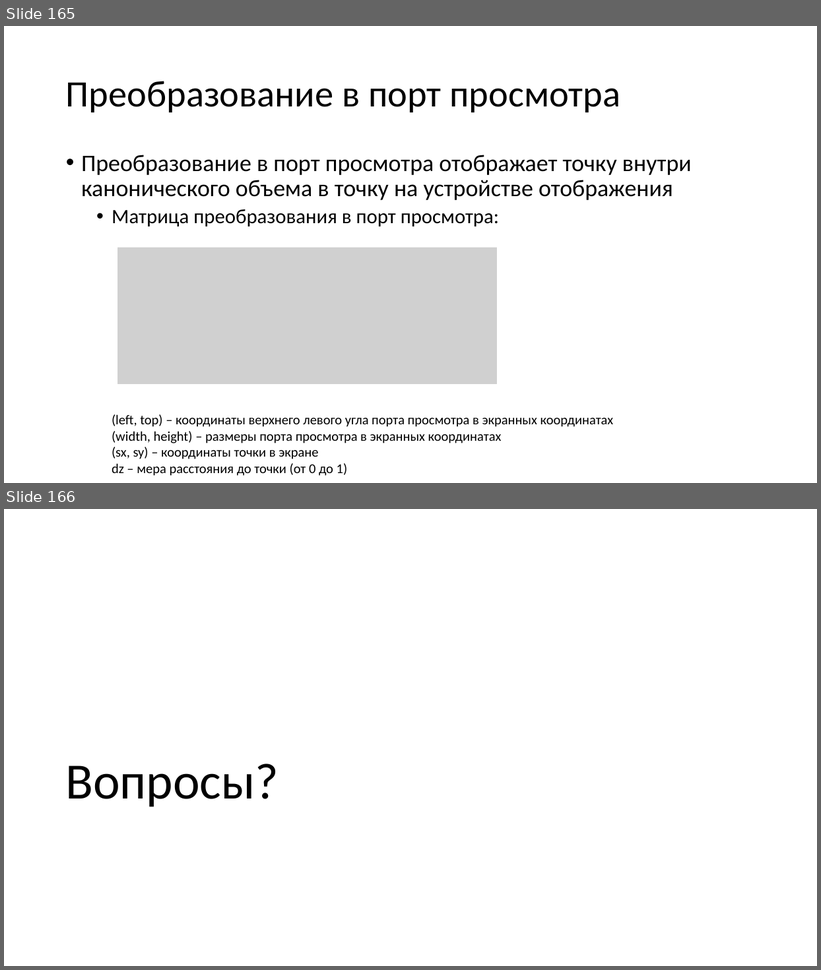
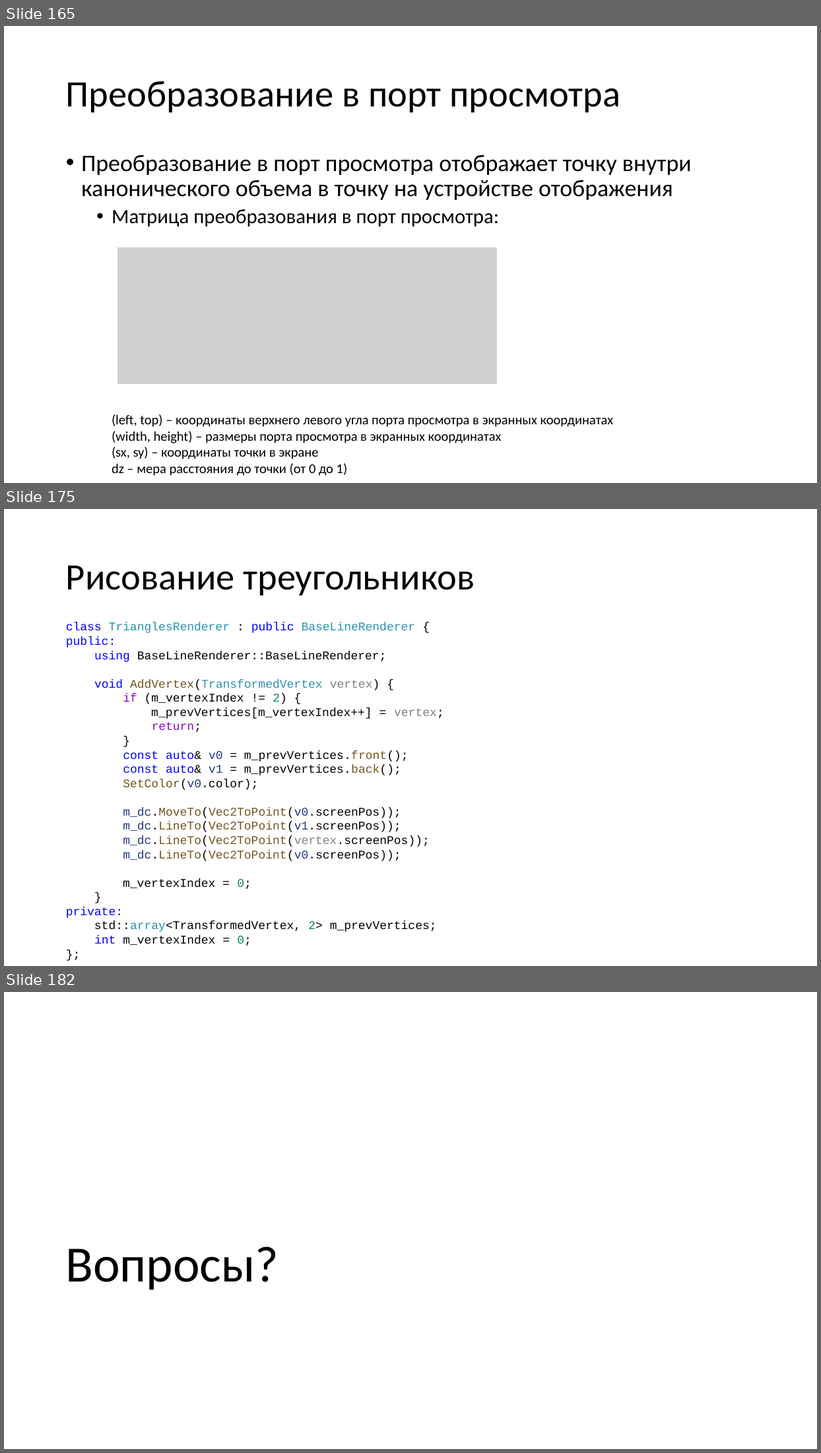
Before and after one commit to alexey-malov/cg-course, a slide deck: lectures/04/04 - Векторный анализ, трансформации и матрицы.pptx. Shown one above the other, each under a label of ours: slides 165 and 166 before the commit, slides 165, 175 and 182 after it; the slides between them are not shown. The pictures are 821x970 and 821x1453 pixels, drawn with LibreOffice and Linux fonts; fonts in the diff are those of the drawing; grey boxes stand for pictures. Boxes give left, top, right and bottom in pixels: in the first picture for what was removed or moved away, otherwise in the second. Text is boxed around its words. In the diff, an @@ line names an element or a change of style, - is before the commit and + after.

```diff
--- a/lectures/04/04 - Векторный анализ, трансформации и матрицы.pptx
+++ b/lectures/04/04 - Векторный анализ, трансформации и матрицы.pptx
@@ slide 175 added at box(4, 509, 817, 966), background #FFFFFF @@
@@ title added at box(66, 565, 475, 595), 44 pt, text #000000 @@
+Рисование треугольников
@@ text added at box(66, 623, 444, 947), 14 pt, text #000000 @@
+class TrianglesRenderer : public BaseLineRenderer {
+public:
+using BaseLineRenderer::BaseLineRenderer;
+void AddVertex(TransformedVertex vertex) {
+if (m_vertexIndex != 2) {
+m_prevVertices[m_vertexIndex++] = vertex;
+return;
+}
+const auto& v0 = m_prevVertices.front();
+const auto& v1 = m_prevVertices.back();
+SetColor(v0.color);
+m_dc.MoveTo(Vec2ToPoint(v0.screenPos));
+m_dc.LineTo(Vec2ToPoint(v1.screenPos));
+m_dc.LineTo(Vec2ToPoint(vertex.screenPos));
+m_dc.LineTo(Vec2ToPoint(v0.screenPos));
+m_vertexIndex = 0;
+}
+private:
+std::array<TransformedVertex, 2> m_prevVertices;
+int m_vertexIndex = 0;
+};
@@ what was slide 166 is now slide 182 @@
```
Also in this commit, not shown: 2 slides changed, 15 other slides added.
